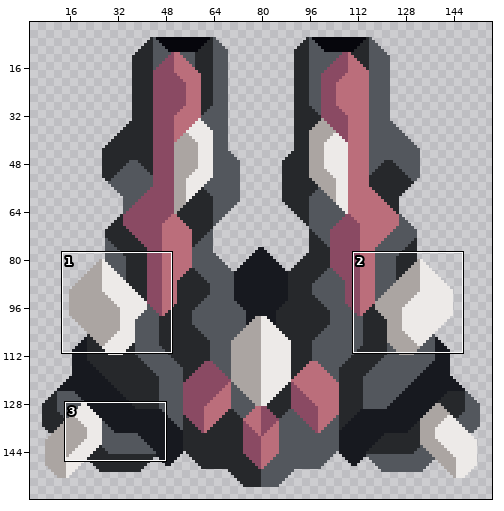
File history of a sprite sheet, sprites/blocks/Asterion/turrets/transition/transition.png. Above: a wide view before the commit, with the close-up outlined.
Close-up. Before:
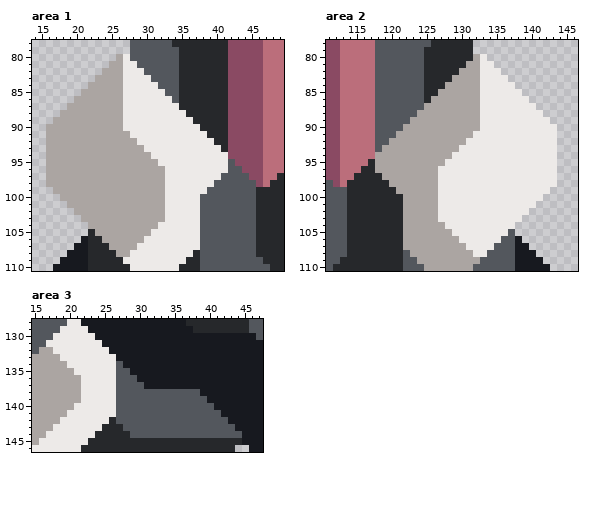
The file is 160x160 pixels. Shown: area 1: x 14..49, y 78..110; area 2: x 111..146, y 78..110; area 3: x 15..47, y 128..146. The wide view leaves out empty margins. The commit also changed other parts of the picture, which this record leaves out.
New version:
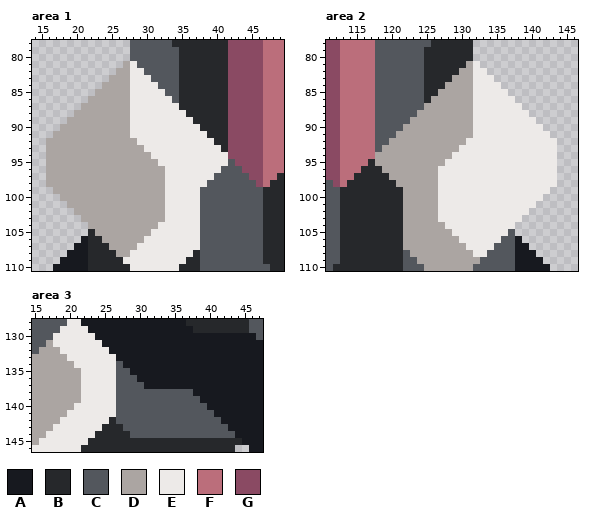
Palette (. is transparent): A #17191f  B #26282b  C #53575d  D #aba5a2  E #edeae8  F #bb6e7b  G #8a4a63
Difference:
Area 1:
y 80: x 26..27 DE -> ..
y 81: x 25..27 DDE -> ..D
y 82: x 24..25 DD -> ..; x 27 E -> D
y 83: x 23..24 DD -> ..; x 27 E -> D
y 84: x 22..23 DD -> ..; x 27 E -> D
y 85: x 21..22 DD -> ..; x 27 E -> D
y 86: x 20..21 DD -> ..; x 27 E -> D
y 87: x 19..20 DD -> ..; x 27 E -> D
y 88: x 18..19 DD -> ..; x 27 E -> D
y 89: x 17..18 DD -> ..; x 27 E -> D
y 90: x 16..17 DD -> ..; x 27 E -> D
y 91: x 16 D -> .
y 96: x 41 E -> C
y 97: x 40 E -> C
y 98: x 39 E -> C
y 99: x 38 E -> C; x 46 B -> C
y 100..108: x 46 B -> C
Area 2:
y 80: x 132..133 DE -> ..
y 81: x 132..134 DEE -> E..
y 82: x 132 D -> E; x 134..135 EE -> ..
y 83: x 132 D -> E; x 135..136 EE -> ..
y 84: x 132 D -> E; x 136..137 EE -> ..
y 85: x 132 D -> E; x 137..138 EE -> ..
y 86: x 132 D -> E; x 138..139 EE -> ..
y 87: x 132 D -> E; x 139..140 EE -> ..
y 88: x 132 D -> E; x 140..141 EE -> ..
y 89: x 132 D -> E; x 141..142 EE -> ..
y 90: x 132 D -> E; x 142..143 EE -> ..
y 91: x 143 E -> .
y 96: x 118 D -> B
y 97: x 119 D -> B
y 98: x 120 D -> B
y 99: x 113 C -> B; x 121 D -> B
y 100..108: x 113 C -> B
Area 3:
y 131: x 17 E -> D
y 132: x 18 E -> D
y 133: x 19 E -> D
y 134: x 20 E -> D
y 135: x 21 E -> D
y 138: x 38 C -> A
y 139: x 39 C -> A
y 140: x 40 C -> A
y 141: x 41 C -> A
y 142: x 42 C -> A
y 143: x 43 C -> A
y 144: x 44 C -> A
